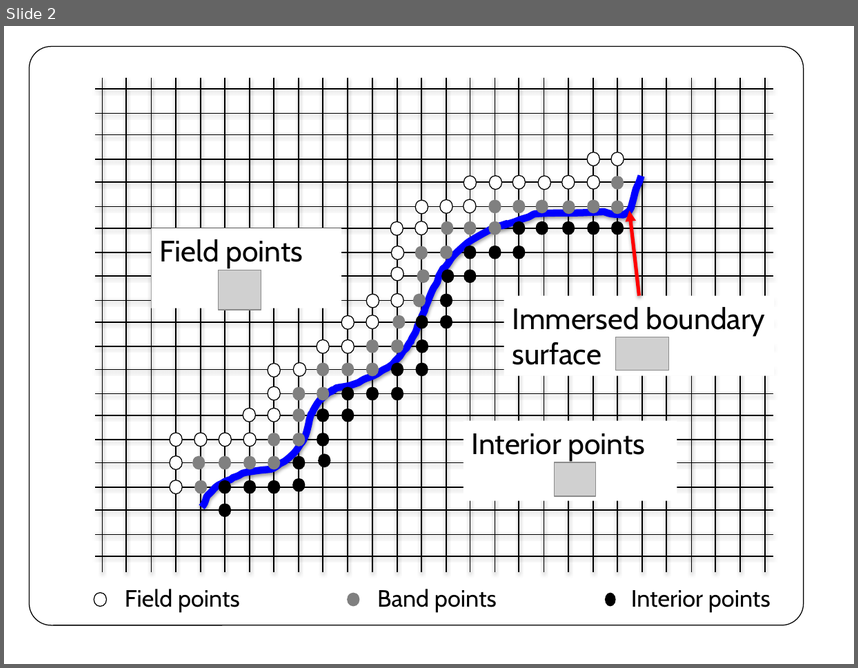
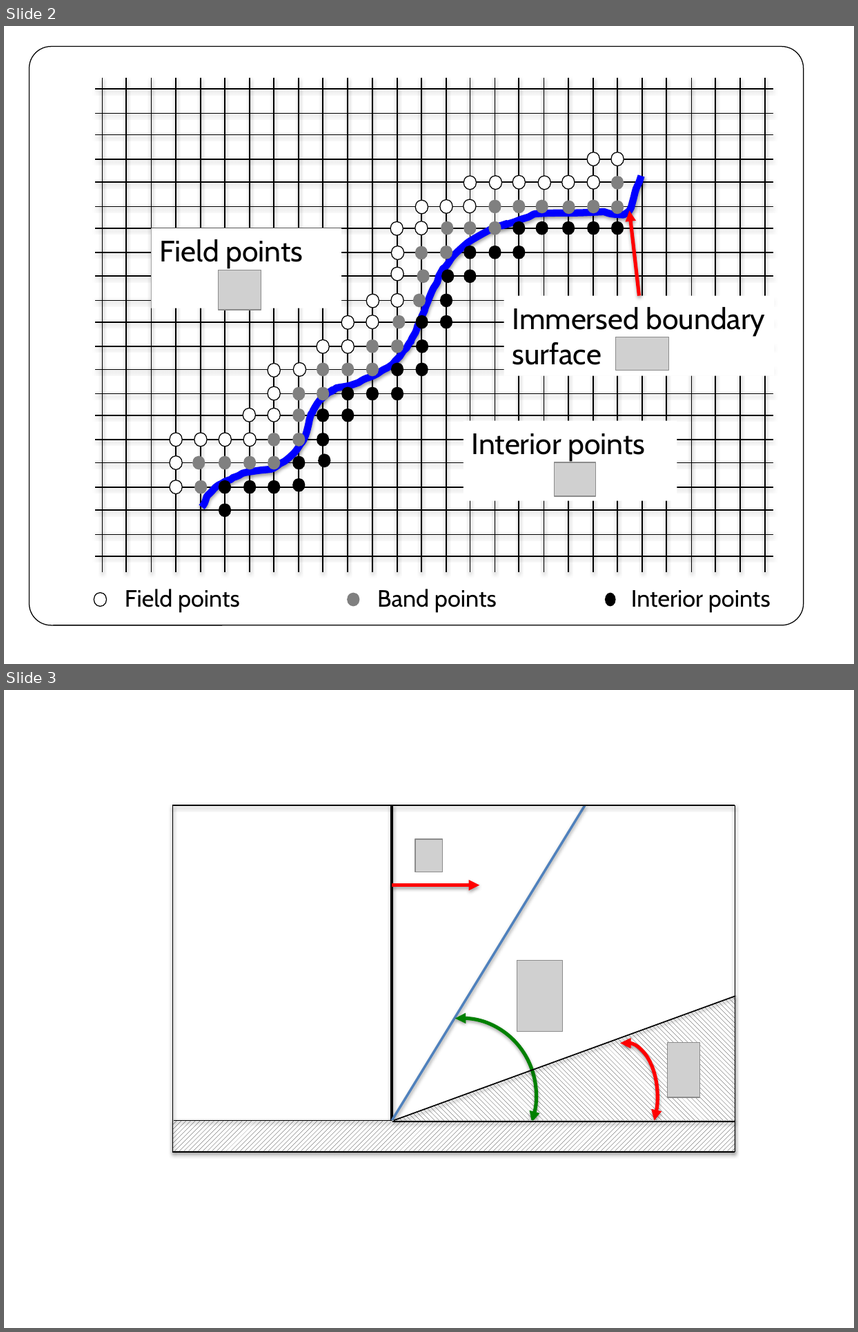
Before and after one commit to kastermight/comps, a slide deck: fig/model.pptx. Shown one above the other, each under a label of ours: slide 2 before the commit, slides 2 and 3 after it. The pictures are 858x668 and 858x1332 pixels, drawn with LibreOffice and Linux fonts; fonts in the diff are those of the drawing; grey boxes stand for pictures. Boxes give left, top, right and bottom in pixels: in the first picture for what was removed or moved away, otherwise in the second. Text is boxed around its words. In the diff, an @@ line names an element or a change of style, - is before the commit and + after.

```diff
--- a/fig/model.pptx
+++ b/fig/model.pptx
@@ slide 3 added at box(4, 690, 854, 1328), background #FFFFFF @@
@@ line added from (172, 806) to (172, 1152), #000000 1 pt @@
@@ line added from (172, 806) to (734, 806), #000000 1 pt @@
@@ line added from (392, 806) to (392, 1121), #000000 2 pt @@
@@ line added from (392, 1120) to (584, 806), #4F81BD 2 pt @@
@@ line added from (735, 806) to (735, 1152), #000000 1 pt @@
@@ picture added at box(415, 839, 443, 872) @@
@@ arrow added from (392, 885) to (479, 885), #FF0000 3 pt @@
@@ picture added at box(517, 960, 562, 1032) @@
@@ right triangle added at box(392, 996, 735, 1120), fill pattern #262626 on #FFFFFF @@
@@ line added from (393, 1120) to (736, 996), #000000 1 pt @@
@@ arc (boxed as its full ellipse) added at box(386, 1018, 536, 1173), outline #008000 3 pt @@
@@ arc (boxed as its full ellipse) added at box(593, 1042, 657, 1151), outline #FF0000 3 pt @@
@@ picture added at box(667, 1042, 700, 1097) @@
@@ rectangle added at box(172, 1120, 734, 1151), fill pattern #262626 on #FFFFFF @@
@@ line added from (174, 1120) to (392, 1120), #000000 1 pt @@
@@ line added from (392, 1121) to (734, 1121), #000000 1 pt @@
@@ line added from (172, 1152) to (734, 1152), #000000 1 pt @@
```
Also in this commit, not shown: 3 other slides added, 33 other files.
